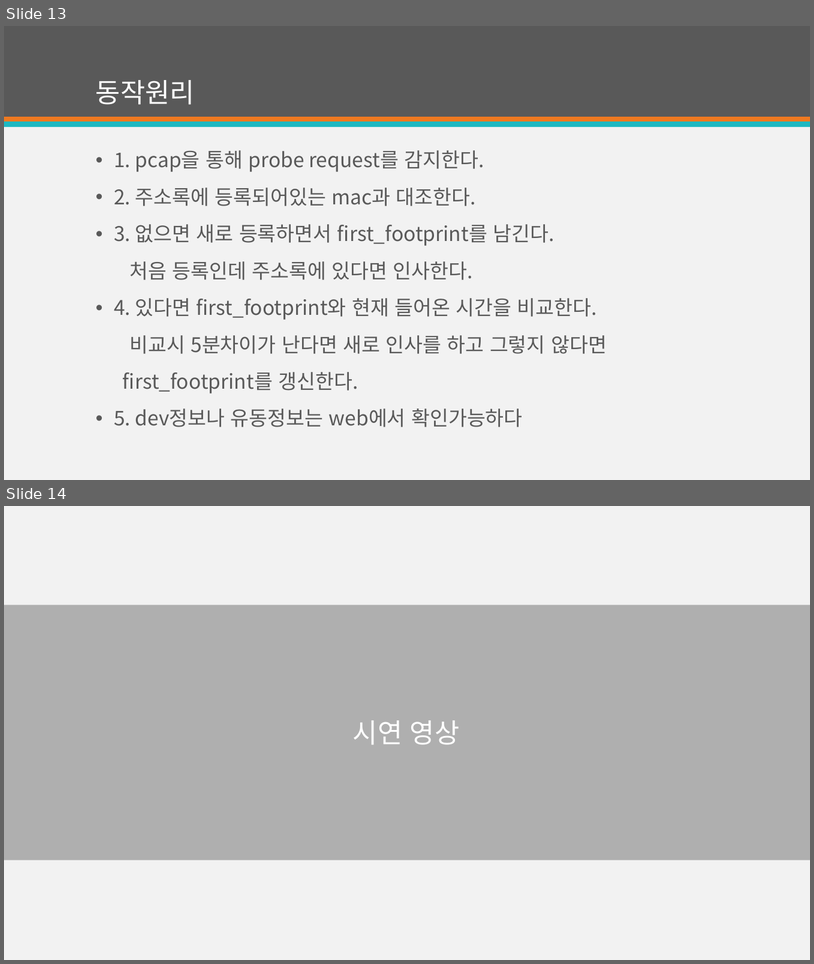
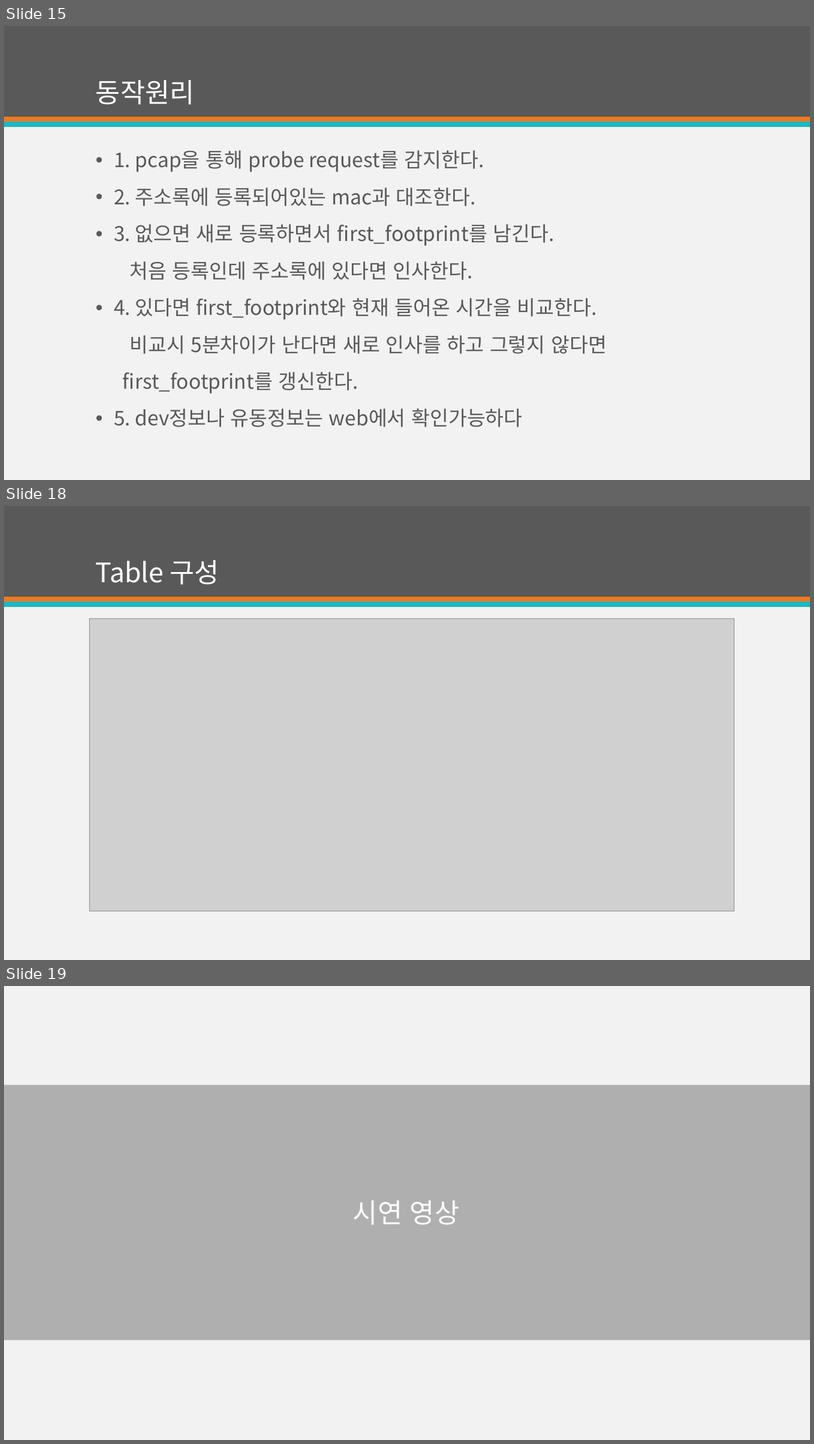
Before and after one commit to jungyoungho/Project_PPT, a slide deck: 개인프로젝트.pptx. Shown one above the other, each under a label of ours: slides 13 and 14 before the commit, slides 15, 18 and 19 after it; the slides between them are not shown. The pictures are 814x964 and 814x1444 pixels, drawn with LibreOffice and Linux fonts; fonts in the diff are those of the drawing; grey boxes stand for pictures. Boxes give left, top, right and bottom in pixels: in the first picture for what was removed or moved away, otherwise in the second. Text is boxed around its words. In the diff, an @@ line names an element or a change of style, - is before the commit and + after.

```diff
--- a/개인프로젝트.pptx
+++ b/개인프로젝트.pptx
@@ slide 18 added at [4, 506, 810, 960], background #F2F2F2; not listed: 3 template elements that a slide beside it also shows @@
@@ title added at [96, 560, 219, 585], 32 pt, text #FFFFFF @@
+Table 구성
@@ picture added at [89, 619, 735, 911] @@
@@ what was slide 13 is now slide 15 @@
@@ what was slide 14 is now slide 19 @@
```
Also in this commit, not shown: 2 slides changed, 4 other slides added, 1 slide removed.
